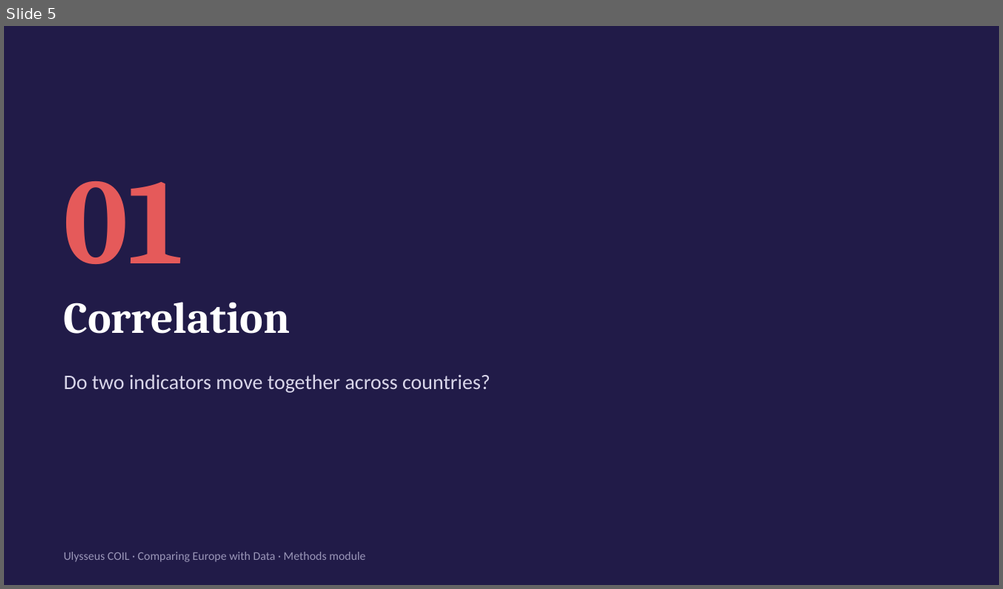
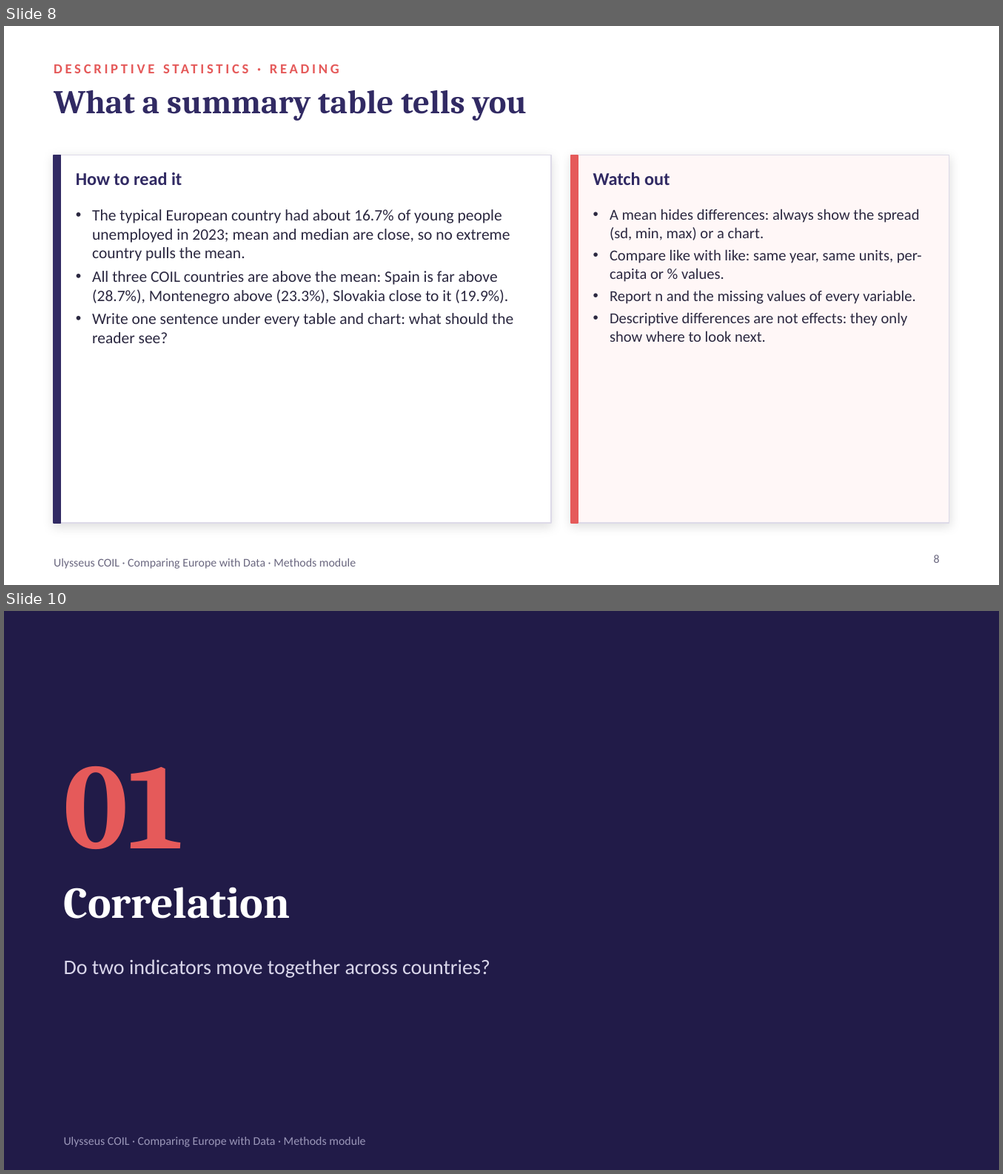
Before and after one commit to coil-europe/coil-europe.github.io, a slide deck: docs/slides/COIL_methods_module.pptx. Shown one above the other, each under a label of ours: slide 5 before the commit, slides 8 and 10 after it; the slides between them are not shown. The pictures are 1003x589 and 1003x1174 pixels, drawn with LibreOffice and Linux fonts; fonts in the diff are those of the drawing. Boxes give left, top, right and bottom in pixels: in the first picture for what was removed or moved away, otherwise in the second. Text is boxed around its words. In the diff, an @@ line names an element or a change of style, - is before the commit and + after.

```diff
--- a/docs/slides/COIL_methods_module.pptx
+++ b/docs/slides/COIL_methods_module.pptx
@@ slide 8 added at (x1=4, y1=26, x2=999, y2=585), background #FFFFFF @@
@@ text added at (x1=54, y1=56, x2=949, y2=81), 10 pt, text #E55A5A, bold @@
+DESCRIPTIVE STATISTICS · READING
@@ text added at (x1=54, y1=90, x2=526, y2=121), 24 pt, text #312A63, bold @@
+What a summary table tells you
@@ rectangle added at (x1=54, y1=156, x2=551, y2=523), fill #FFFFFF, outline #DDDAE8 0.75 pt @@
@@ rectangle added at (x1=54, y1=156, x2=61, y2=523), fill #312A63, outline #312A63 1 pt @@
@@ rectangle added at (x1=571, y1=156, x2=949, y2=523), fill #FFF7F7, outline #DDDAE8 0.75 pt @@
@@ rectangle added at (x1=571, y1=156, x2=578, y2=523), fill #E55A5A, outline #E55A5A 1 pt @@
@@ text added at (x1=76, y1=173, x2=182, y2=185), 13 pt, text #312A63, bold @@
+How to read it
@@ text added at (x1=593, y1=173, x2=669, y2=185), 13 pt, text #312A63, bold @@
+Watch out
@@ text added at (x1=92, y1=210, x2=513, y2=343), 11.5 pt, text #2B2840 @@
+• The typical European country had about 16.7% of young people unemployed in 2023; mean and median are close, so no extreme country pulls the mean.
+• All three COIL countries are above the mean: Spain is far above (28.7%), Montenegro above (23.3%), Slovakia close to it (19.9%).
+• Write one sentence under every table and chart: what should the reader see?
@@ text added at (x1=609, y1=209, x2=922, y2=342), 11 pt, text #2B2840 @@
+• A mean hides differences: always show the spread (sd, min, max) or a chart.
+• Compare like with like: same year, same units, per-capita or % values.
+• Report n and the missing values of every variable.
+• Descriptive differences are not effects: they only show where to look next.
@@ page number added at (x1=933, y1=555, x2=939, y2=563), 8.5 pt, text #6B6880 @@
+8
@@ text added at (x1=54, y1=559, x2=356, y2=569), 8.5 pt, text #6B6880 @@
+Ulysseus COIL · Comparing Europe with Data · Methods module
@@ what was slide 5 is now slide 10 @@
```
Also in this commit, not shown: 2 slides changed, 4 other slides added, 6 other files.
